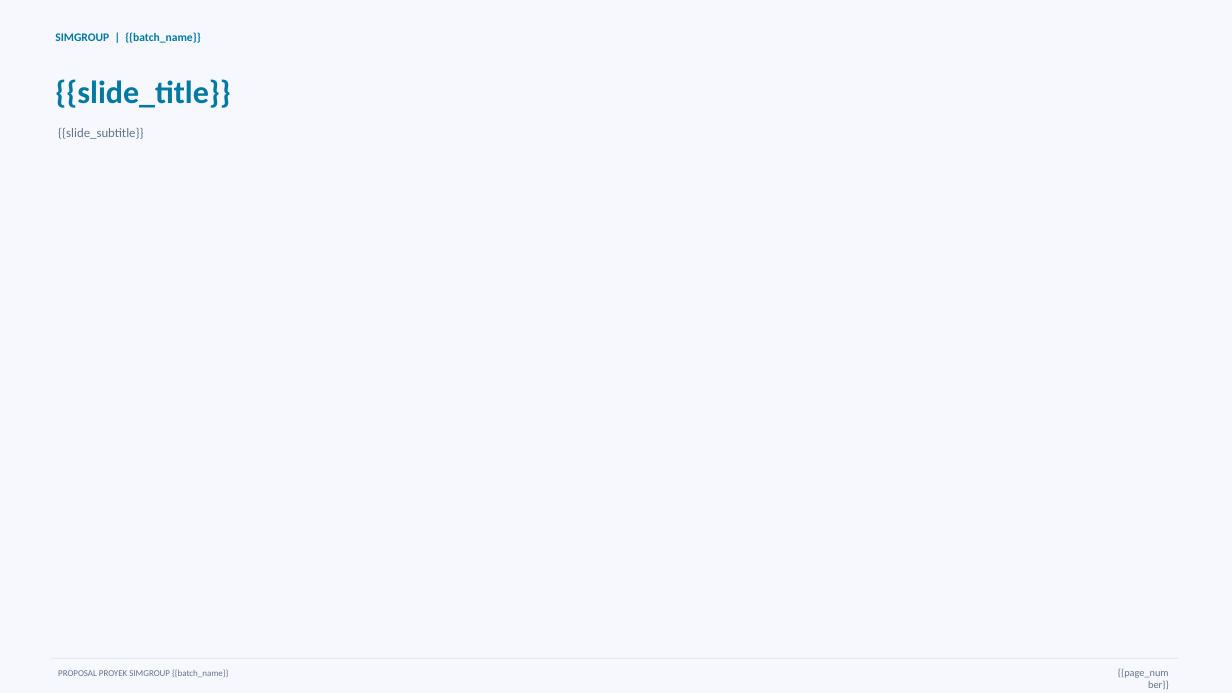
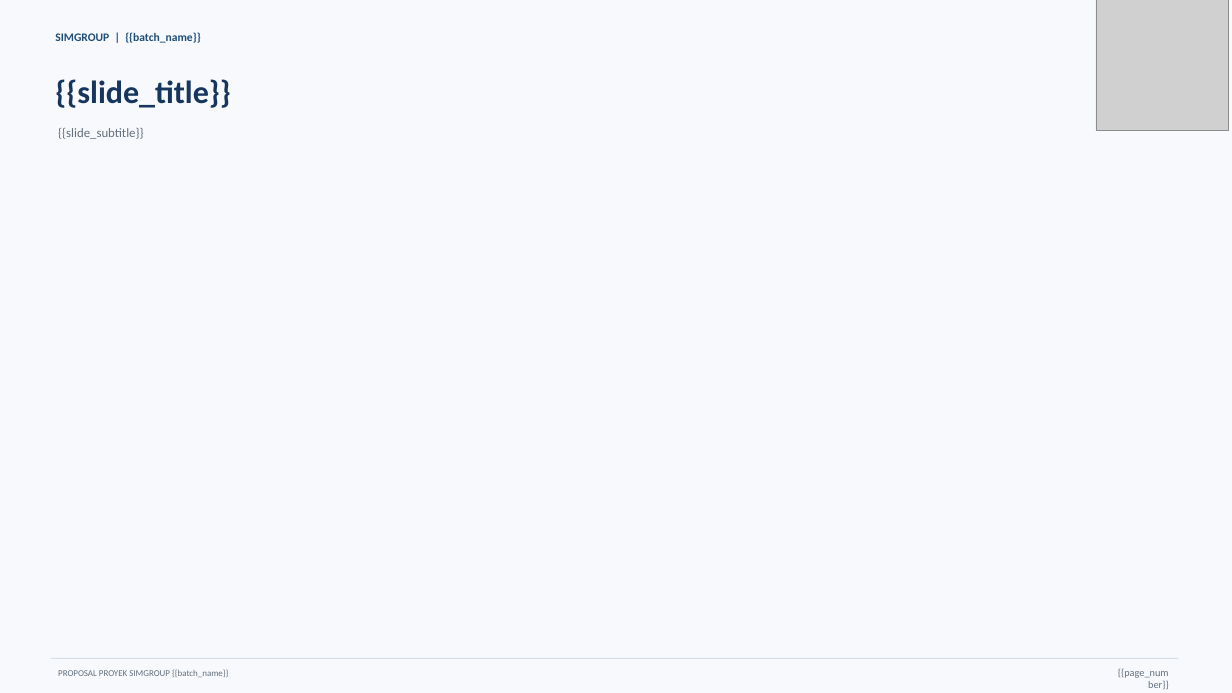
Before and after one commit to muhammad-febriansyah/portal-qcc, a slide deck: slide 2 of resources/templates/proposal-presentation.pptx. Drawn at 1232x693 pixels with LibreOffice and Linux fonts; fonts in the diff are those of the drawing; grey boxes stand for pictures. Boxes give left, top, right and bottom in pixels: in the first picture for what was removed or moved away, otherwise in the second. Text is boxed around its words. In the diff, an @@ line names an element or a change of style, - is before the commit and + after.

Commit message:
feat: build the proposal deck on the QCC Batch 4 template
The deck now follows the designer's "Template Output PPT Proposal QCC
Batch 4": navy cover with its accent stripes, the QCC SIMGROUP logo on
every slide, navy headings, a light-blue gantt header with navy bars and
the "Kita Bisa! Pasti Bisa! Bisa Bisa Yes!" closing slide. The batch name
and years are filled in rather than fixed to Batch 4.

Cards are plain white without border or shadow, and text uses Calibri
because Aptos is missing on many office PCs. Sections still flow over two
columns and on to the next slide, and the schedule continues on the next
slide when needed, so no text is cut.

```diff
--- a/resources/templates/proposal-presentation.pptx
+++ b/resources/templates/proposal-presentation.pptx
@@ rectangle at bbox=[0, 0, 1232, 693]: fill #F7F8FD to #F7F9FC @@
@@ text "SIMGROUP | {{batch_name}}" at bbox=[55, 32, 200, 43]: text colour #0179A3 to #1F4E79 @@
@@ picture added at bbox=[1096, 0, 1229, 130] @@
@@ text "{{slide_title}}" at bbox=[55, 79, 231, 108]: text colour #0179A3 to #17365D @@
@@ text "{{slide_subtitle}}" at bbox=[58, 128, 143, 139]: text colour #64748B to #64707D @@
```
Also in this commit, not shown: 3 other slides changed, 2 other files.
